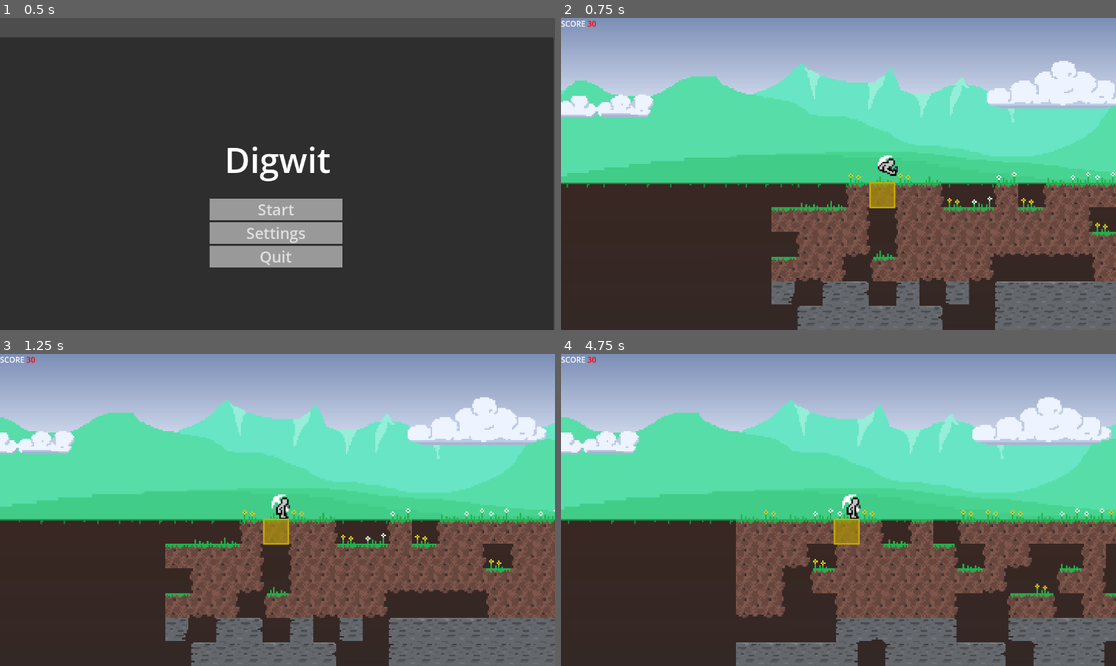
Above: before the commit, frames 1-4 (two rows, left to right).
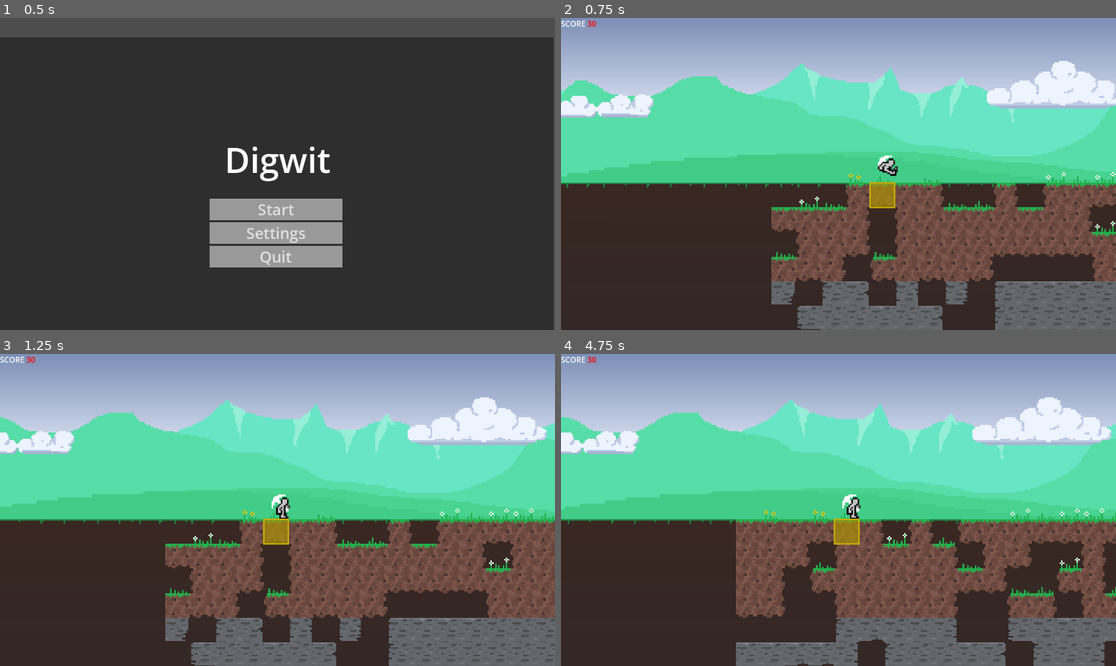
Above: after the commit, the same moments.

Repository: d-v-b/ld58
Game: Godot game, scene res://scenes/main_menu.tscn
Same seed, same stepped clock (60 frames per second), same inputs: the game is played once before the commit and once after it.
Inputs (mouse positions are in pixels of both pictures, inside the frame that each line leads up to):
- Up to frame 1 (0.5 s): no input
- Up to frame 2 (0.75 s): click "Start" at 0.5 s
- Up to frame 3 (1.25 s): no input
- Up to frame 4 (4.75 s): move the mouse to (577, 363) at 1.27 s; hold D (move_right) 1.28-2 s; tap X (action_die) at 1.35, 3.6 s; tap Space (action_jump) at 1.52, 3.02 s; click "Play again" at 2 s; move the mouse to (727, 525) at 2.77 s; hold D (move_right) 2.78-3.53 s; tap F (action_mine) at 2.85 s; move the mouse to (894, 441) at 3.52 s; hold A (move_left) 3.53-4.25 s; click "Play again" at 4.25 s

Frame 1 is identical in both runs. In frame 2, 0.5% of the frame differs, in the area x 37-100%, y 49-100%; in frame 3, 0.6%; in frame 4, 0.7%, in the area x 32-100%, y 49-100%.

Commit message:
update neighbouring cells

Diff:
--- a/Collector/scenes/game.tscn
+++ b/Collector/scenes/game.tscn
@@ -60,6 +60,41 @@
 4:0/0 = 0
 5:0/0 = 0
 6:0/0 = 0
+0:4/0 = 0
+0:4/0/physics_layer_0/polygon_0/points = PackedVector2Array(-32, -32, 32, -32, 32, 32, -32, 32)
+1:4/0 = 0
+1:4/0/physics_layer_0/polygon_0/points = PackedVector2Array(-32, -32, 32, -32, 32, 32, -32, 32)
+1:5/0 = 0
+1:5/0/physics_layer_0/polygon_0/points = PackedVector2Array(-32, -32, 32, -32, 32, 32, -32, 32)
+2:5/0 = 0
+2:5/0/physics_layer_0/polygon_0/points = PackedVector2Array(-32, -32, 32, -32, 32, 32, -32, 32)
+2:4/0 = 0
+2:4/0/physics_layer_0/polygon_0/points = PackedVector2Array(-32, -32, 32, -32, 32, 32, -32, 32)
+0:5/0 = 0
+0:5/0/physics_layer_0/polygon_0/points = PackedVector2Array(-32, -32, 32, -32, 32, 32, -32, 32)
+2:6/0 = 0
+2:6/0/physics_layer_0/polygon_0/points = PackedVector2Array(-32, -32, 32, -32, 32, 32, -32, 32)
+4:4/0 = 0
+4:4/0/physics_layer_0/polygon_0/points = PackedVector2Array(-32, -32, 32, -32, 32, 32, -32, 32)
+4:5/0 = 0
+4:5/0/physics_layer_0/polygon_0/points = PackedVector2Array(-32, -32, 32, -32, 32, 32, -32, 32)
+5:5/0 = 0
+5:5/0/physics_layer_0/polygon_0/points = PackedVector2Array(-32, -32, 32, -32, 32, 32, -32, 32)
+6:5/0 = 0
+6:5/0/physics_layer_0/polygon_0/points = PackedVector2Array(-32, -32, 32, -32, 32, 32, -32, 32)
+6:4/0 = 0
+6:4/0/physics_layer_0/polygon_0/points = PackedVector2Array(-32, -32, 32, -32, 32, 32, -32, 32)
+5:4/0 = 0
+5:4/0/physics_layer_0/polygon_0/points = PackedVector2Array(-32, -32, 32, -32, 32, 32, -32, 32)
+6:6/0 = 0
+6:6/0/physics_layer_0/polygon_0/points = PackedVector2Array(-32, -32, 32, -32, 32, 32, -32, 32)
+5:6/0 = 0
+4:6/0 = 0
+3:6/0 = 0
+3:5/0 = 0
+3:4/0 = 0
+1:6/0 = 0
+0:6/0 = 0
 
 [sub_resource type="TileSet" id="TileSet_gee14"]
 tile_size = Vector2i(64, 64)
--- a/Collector/scripts/world_tile.gd
+++ b/Collector/scripts/world_tile.gd
@@ -40,8 +40,26 @@
 	destroy_cell(cell)
 
 func destroy_cell(cell: WorldCell) -> void:
-	set_cell(cell.position, -1)
+	set_cell(cell.position, 1, Vector2i(4, 0)  + choose_air_offset(cell.position.x, cell.position.y))
+	update_neighbours(cell)
 	cell.destroyed.disconnect(_on_cell_destroyed)
+
+func update_neighbours(cell: WorldCell) -> void:
+	var x = cell.position.x
+	var y = cell.position.y
+	update_cell(grid[y-1][x])
+	update_cell(grid[y+1][x])
+	update_cell(grid[y][x-1])
+	update_cell(grid[y][x+1])
+
+
+func update_cell(cell: WorldCell) -> void:
+	if cell.value == 0:
+		set_cell(cell.position, 1, Vector2i(4, 0)  + choose_air_offset(cell.position.x, cell.position.y))
+	elif cell.value == 1:
+		set_cell(cell.position, 1, Vector2i(1, 2)  + choose_tile_offset(cell.position.x, cell.position.y))
+	elif cell.value == 2:
+		set_cell(cell.position, 1, Vector2i(5, 2)  + choose_tile_offset(cell.position.x, cell.position.y))
 
 func position_grid_to_world(grid_position: Vector2i) -> Vector2:
 	var world_position := Vector2(grid_position * tile_set.tile_size + tile_set.tile_size / 2)
@@ -68,6 +86,23 @@
 	var lft_free = x > 0 and grid[y][x - 1].value == 0
 	var rgt_free = x < max_x and grid[y][x + 1].value == 0
 
+	if top_free && bot_free:
+		if lft_free:
+			if rgt_free:
+				return Vector2i(0, 3)
+			return Vector2i(-1, 2)
+		if rgt_free:
+			return Vector2i(1, 2)
+		return Vector2i(0, 2)
+
+	if lft_free && rgt_free:
+		if top_free:
+			return Vector2i(-1, 3)
+		if bot_free:
+			return Vector2i(1, 3)
+		return Vector2i(1, 4)
+
+
 	if top_free:
 		if lft_free:
 			return Vector2i(-1, -1)
@@ -90,7 +125,10 @@
 	var max_y := grid.size() - 1
 	var bot_grass = y < max_y and grid[y + 1][x].value == 1
 
-	if (bot_grass):
-		return Vector2i(-randi() % 5, 0)
+	# Deterministic pseudo-random number based on x and y
+	var seed := int((x * 73856093) ^ (y * 19349663)) & 0x7fffffff
+	var number := seed % 5  # gives values 0–4, consistent per (x, y)
 
+	if bot_grass:
+		return Vector2i(-number, 0)
 	return Vector2i(0, 0)
